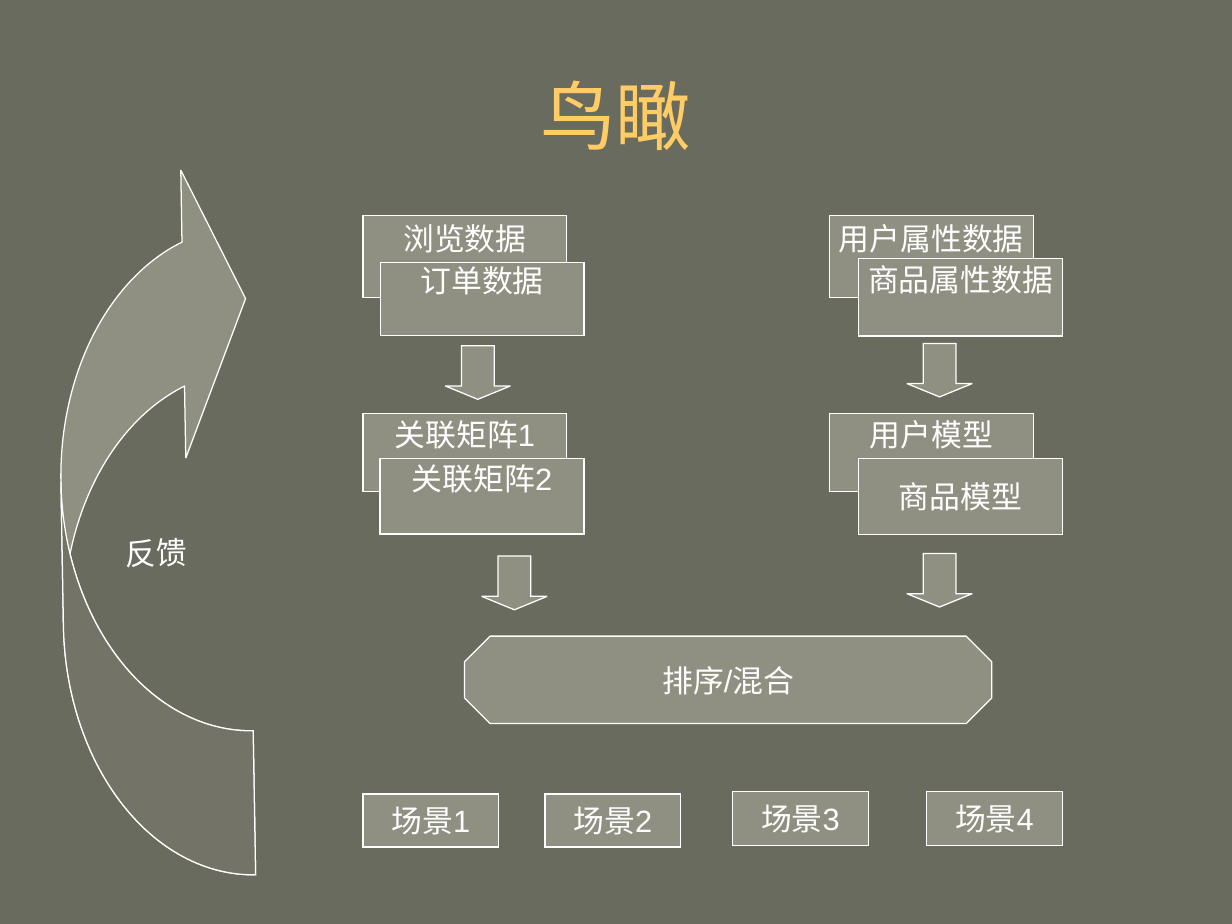
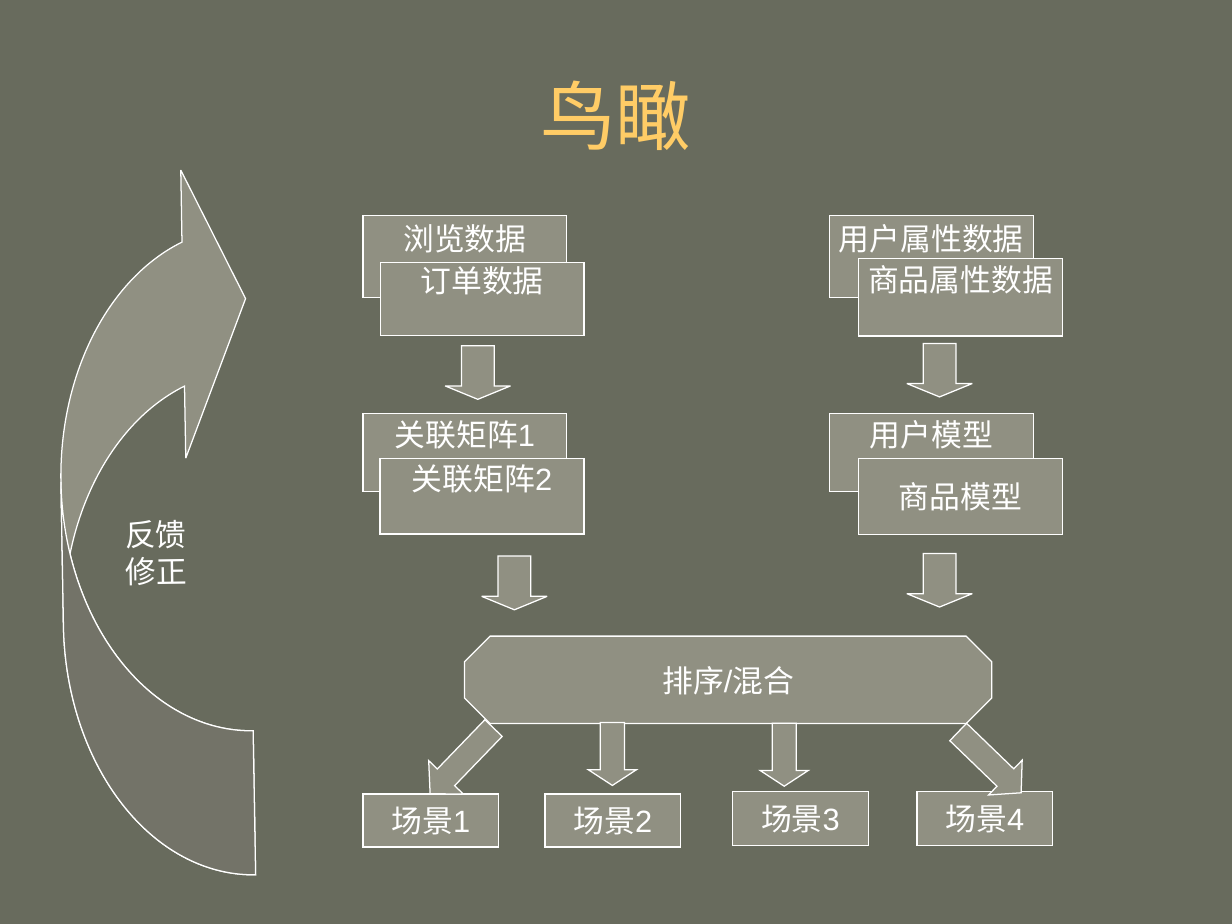
Before and after one commit to mahengyang/code, a slide deck: slide 34 of puffin/个性化推荐.ppt (slide 33 before the commit). Drawn at 1232x924 pixels with LibreOffice and Linux fonts; fonts in the diff are those of the drawing. Boxes give left, top, right and bottom in pixels: in the first picture for what was removed or moved away, otherwise in the second. Text is boxed around its words. In the diff, an @@ line names an element or a change of style, - is before the commit and + after.

```diff
--- a/puffin/个性化推荐.ppt
+++ b/puffin/个性化推荐.ppt
@@ text in freeform shape at box(126, 557, 188, 586): paragraph added @@
+修正
@@ right arrow added at box(413, 711, 511, 810), fill #909082, outline #FFFFFF 0.74 pt @@
@@ right arrow added at box(942, 714, 1038, 810), fill #909082, outline #FFFFFF 0.74 pt @@
@@ right arrow added at box(588, 722, 636, 785), fill #909082, outline #FFFFFF 0.74 pt @@
@@ right arrow added at box(760, 723, 808, 786), fill #909082, outline #FFFFFF 0.74 pt @@
@@ rectangle "场景4": place and size @@
-rectangle "场景4" at box(926, 792, 1062, 845)
+rectangle "场景4" at box(917, 792, 1052, 845)
```
Also in this commit, not shown: 9 other slides changed, 1 slide added, 6 other files.
